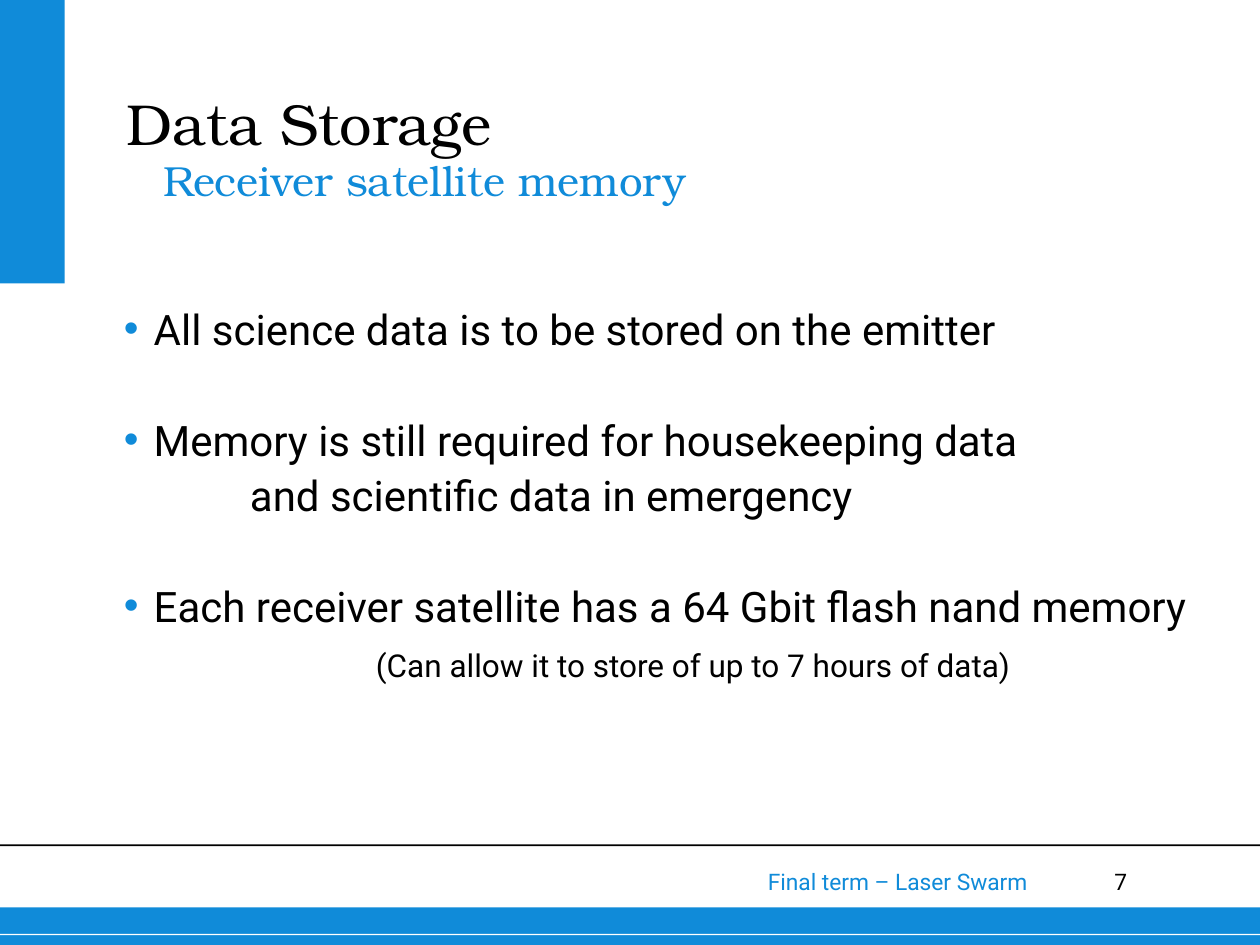
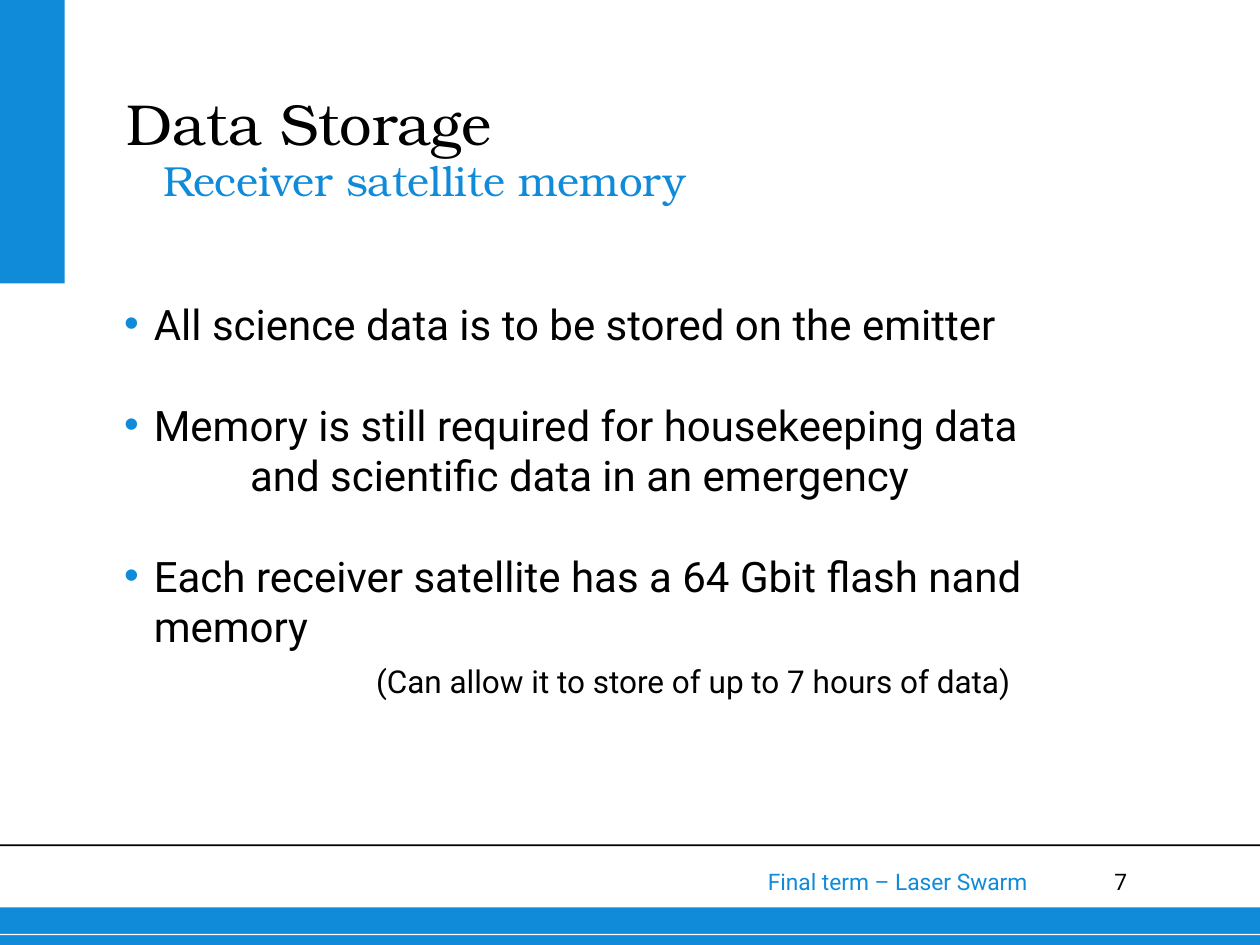
Before and after one commit to thewisenerd/laser-swarm, a slide deck: slide 7 of finalPresentation/subsections/Data Storage.ppt. Drawn at 1260x945 pixels with LibreOffice and Linux fonts; fonts in the diff are those of the drawing; background and template pictures are left out. Boxes give left, top, right and bottom in pixels: in the first picture for what was removed or moved away, otherwise in the second. Text is boxed around its words. In the diff, an @@ line names an element or a change of style, - is before the commit and + after.

```diff
--- a/finalPresentation/subsections/Data Storage.ppt
+++ b/finalPresentation/subsections/Data Storage.ppt
@@ text at bbox=[154, 308, 1021, 700]: line spacing 1.1 to 1 @@
@@ text at bbox=[250, 459, 909, 500]: text changed @@
-and scientific data in emergency
+and scientific data in an emergency
```
Also in this commit, not shown: 4 other slides changed.
